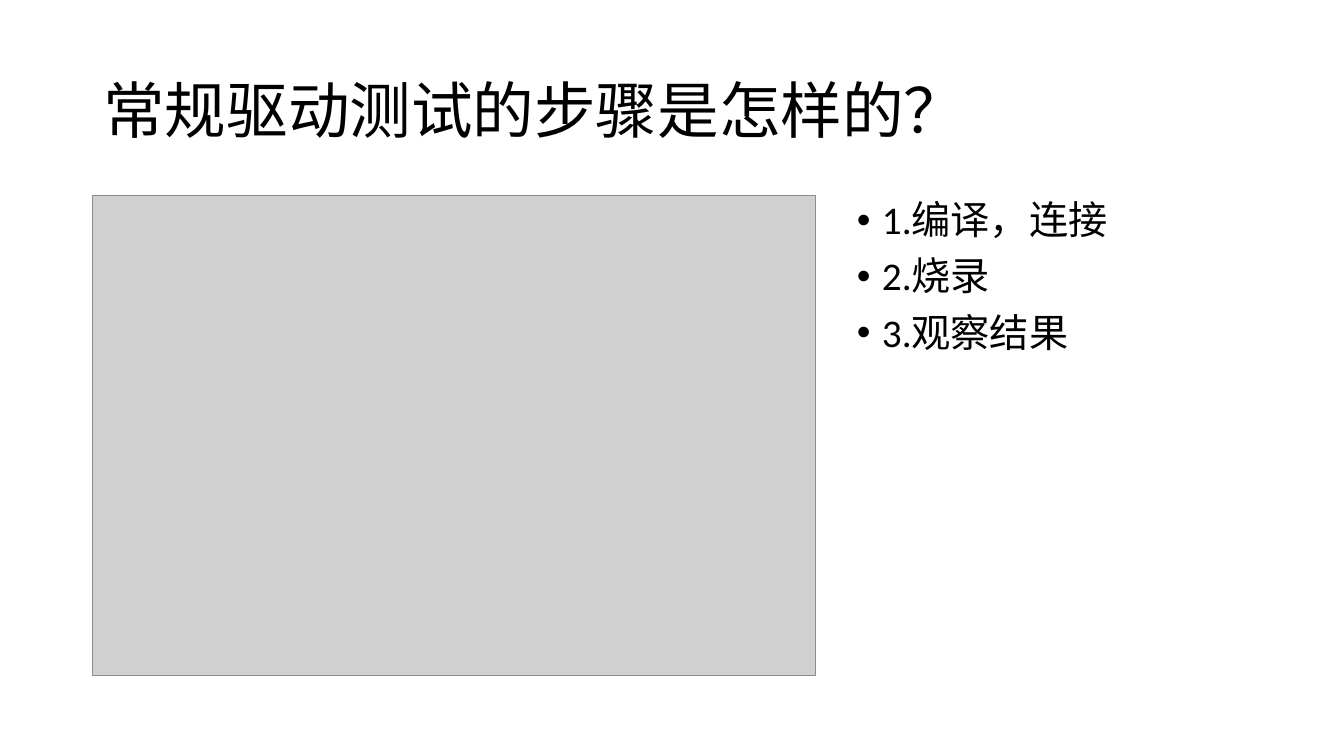
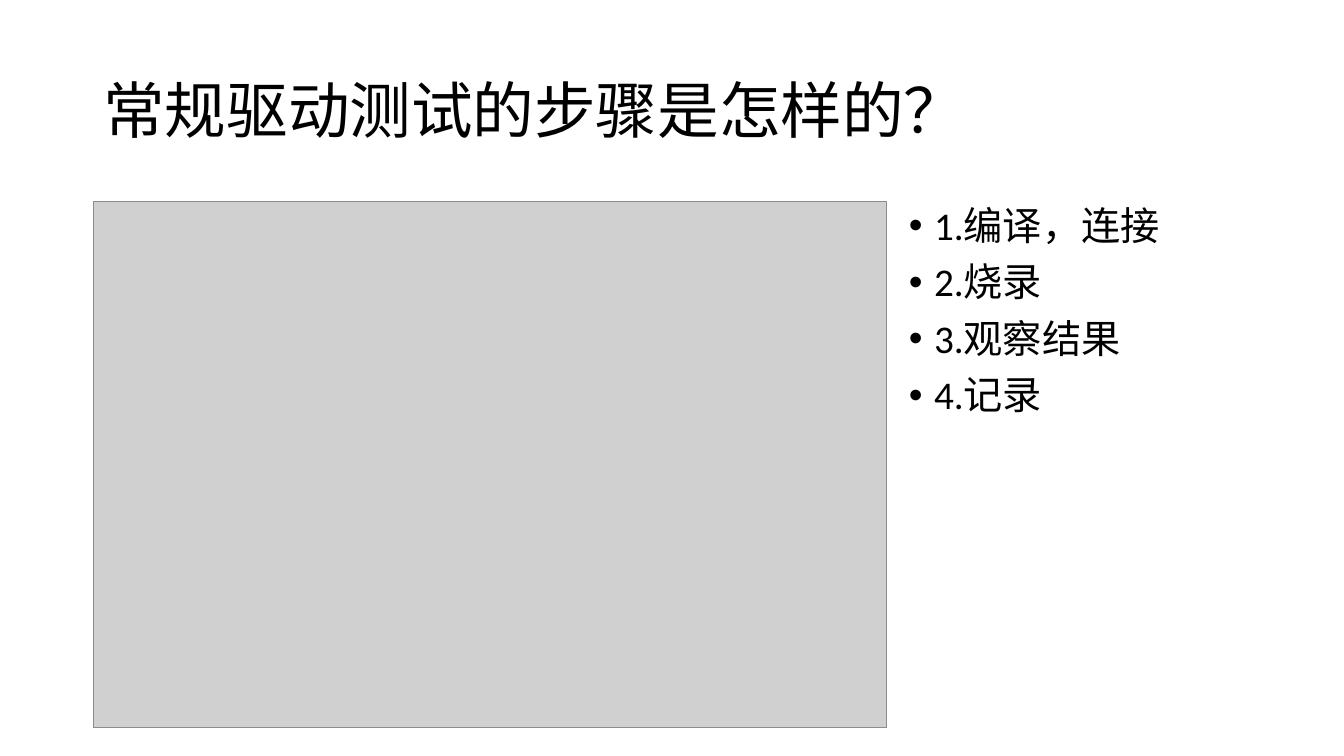
Before and after one commit to whitebkues1/ppt, a slide deck: slide 8 of xianzheng.pptx (slide 9 before the commit). Drawn at 1344x756 pixels with LibreOffice and Linux fonts; fonts in the diff are those of the drawing; grey boxes stand for pictures. Boxes give left, top, right and bottom in pixels: in the first picture for what was removed or moved away, otherwise in the second. Text is boxed around its words. In the diff, an @@ line names an element or a change of style, - is before the commit and + after.

```diff
--- a/xianzheng.pptx
+++ b/xianzheng.pptx
@@ picture: place and size @@
-picture at [93, 196, 817, 676]
+picture at [93, 202, 886, 728]
@@ text "1.编译，连接": place and size @@
-text "1.编译，连接" at [882, 201, 1107, 350]
+text "1.编译，连接" at [934, 207, 1159, 413]
@@ text at [934, 377, 1042, 413]: paragraph added @@
+• 4.记录
```
Also in this commit, not shown: 12 other slides changed, 5 slides added, 4 slides removed, 12 other files.
